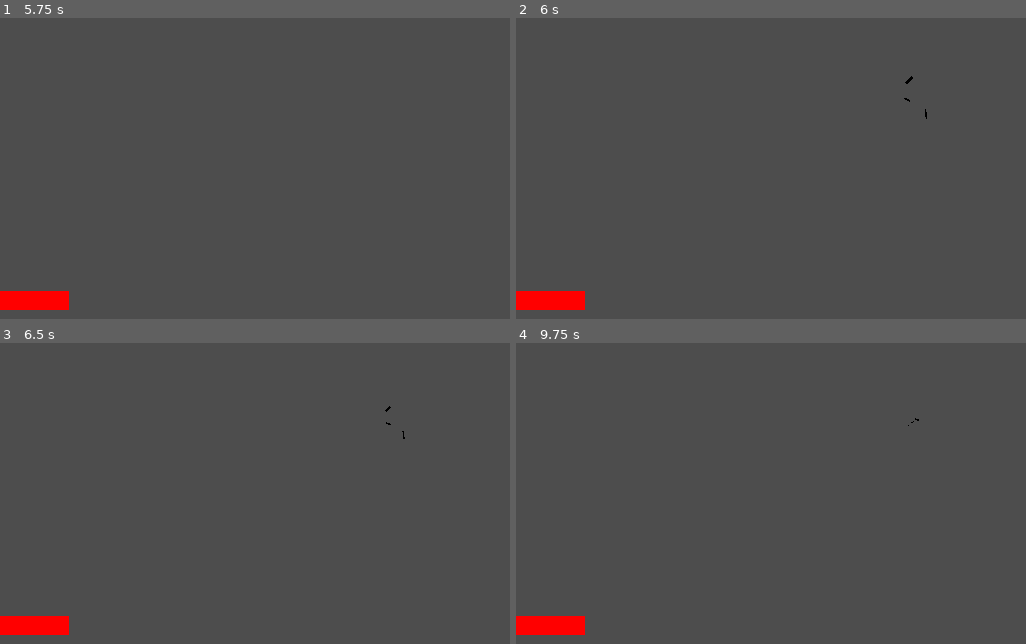
Above: before the commit, frames 1-4 (two rows, left to right).
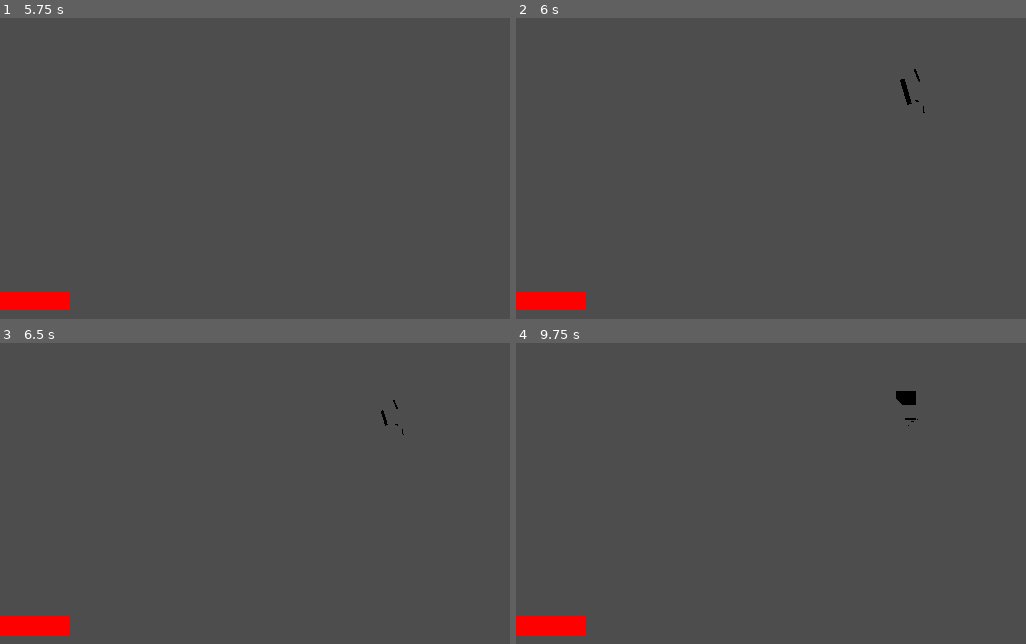
Above: after the commit, the same moments.

Repository: kdanecki/vertex_multiplayer
Game: Godot game, scene res://pole_layer.tscn
Same seed, same stepped clock (60 frames per second), same inputs: the game is played once before the commit and once after it. This scene is started directly instead of the project's main scene.
Inputs (mouse positions are in pixels of both pictures, inside the frame that each line leads up to):
- Up to frame 1 (5.75 s): tap Enter at 0.5, 2, 4.25 s; move the mouse to (357, 183) at 0.52 s; hold W (move_forward) 0.53-2.03 s; click (357, 183) at 0.6 s; tap Space (jump) at 0.77, 1.25, 1.52, 3.02, 3.5, 3.77, 4.52, 5 s; move the mouse to (outside the picture) at 1.27 s; click (outside the picture) at 1.35 s; move the mouse to (158, 27) at 2.02 s; hold A (move_left) 2.03-3.53 s; tap M (toggle_mouse) at 2.1, 4.35 s; click (158, 27) at 2.3 s; move the mouse to (408, 93) at 2.77 s; click (408, 93) at 2.85 s; move the mouse to (367, 84) at 3.52 s; hold W (move_forward) from 3.53 s (still down); click (367, 84) at 3.6 s; move the mouse to (443, 93) at 4.27 s; click (443, 93) at 4.55 s; move the mouse to (239, 117) at 5.02 s; click (239, 117) at 5.1 s
- Up to frame 2 (6 s): move the mouse to (outside the picture) at 5.77 s; release W (move_forward) at 5.78 s; hold D (move_right) from 5.78 s (still down); click (outside the picture) at 5.85 s
- Up to frame 3 (6.5 s): keep holding D (move_right); tap Space (jump) at 6.02 s
- Up to frame 4 (9.75 s): move the mouse to (873, 508) at 6.52 s; tap M (toggle_mouse) at 6.6, 8.85 s; tap Space (jump) at 6.77, 7.52, 9.02 s; click (873, 508) at 6.8 s; move the mouse to (975, 424) at 7.27 s; release D (move_right) at 7.28 s; hold W (move_forward) 7.28-8.78 s; click (975, 424) at 7.35 s; move the mouse to (857, 415) at 8.02 s; click (857, 415) at 8.1 s; move the mouse to (924, 418) at 8.77 s; hold A (move_left) 8.78-9.53 s; click (924, 418) at 9.05 s; move the mouse to (outside the picture) at 9.52 s; hold W (move_forward) from 9.53 s (still down); click (outside the picture) at 9.6 s

Frame 1 is identical in both runs. In frame 2, 0.1% of the frame differs, in the area x 75-81%, y 16-34%; in frame 3, less than 0.1%; in frame 4, 0.2%, in the area x 74-80%, y 15-27%.

Commit message:
Pole layer super ability fix

Diff:
--- a/pole_layer.gd
+++ b/pole_layer.gd
@@ -6,7 +6,6 @@
 var pole_base
 
 var super_counter = 0
-var super_bool = false
 
 @rpc("any_peer", "call_local", "reliable")
 func shoot(dir):
@@ -15,17 +14,15 @@
 	else:
 		super_counter = 0
 
-	if super_counter < 4:
-		pole(dir)
+	pole(dir)
 
 	if super_counter >= 4:
+		print("POLE LAYER!!!!")
 		super_counter = 0
-		for pole in self.all_poles:
-			pole.freeze = super_bool
+		for pole in self.all_poles.slice(0, -3):
+			pole.freeze = false
 			pole.gravity_scale = 1
 			pole.mass = 2
-
-		super_bool = not super_bool
 
 @rpc("any_peer", "call_local", "reliable")
 func pole(dir):
